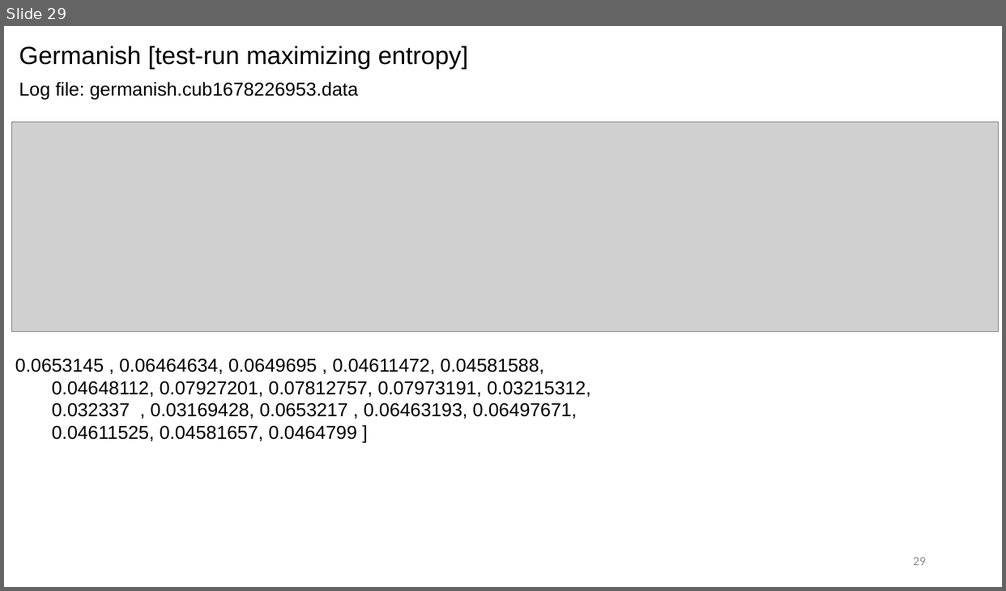
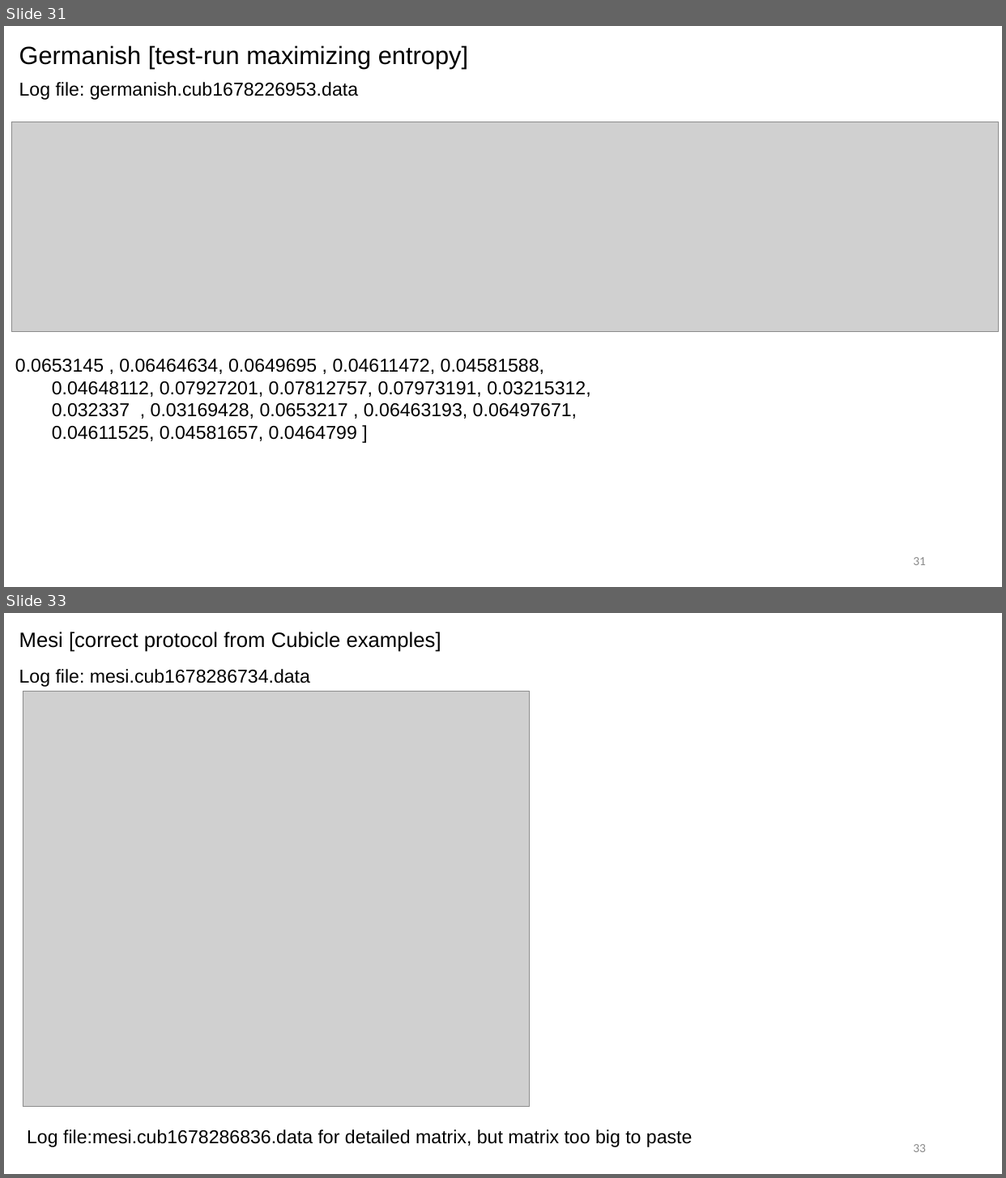
Before and after one commit to cubicle-model-checker/cubicle, a slide deck: mcmc_method.pptx. Shown one above the other, each under a label of ours: slide 29 before the commit, slides 31 and 33 after it; the slides between them are not shown. The pictures are 1006x591 and 1006x1178 pixels, drawn with LibreOffice and Linux fonts; fonts in the diff are those of the drawing; grey boxes stand for pictures. Boxes give left, top, right and bottom in pixels: in the first picture for what was removed or moved away, otherwise in the second. Text is boxed around its words. In the diff, an @@ line names an element or a change of style, - is before the commit and + after.

```diff
--- a/mcmc_method.pptx
+++ b/mcmc_method.pptx
@@ slide 33 added at (4,613,1002,1174), background #FFFFFF @@
@@ text added at (19,632,441,652), 20 pt, text #000000 @@
+Mesi [correct protocol from Cubicle examples]
@@ text added at (19,669,310,687), 18 pt, text #000000 @@
+Log file: mesi.cub1678286734.data
@@ picture added at (23,692,530,1107) @@
@@ text added at (27,1130,692,1148), 18 pt, text #000000 @@
+Log file:mesi.cub1678286836.data for detailed matrix, but matrix too big to paste
@@ page number added at (913,1144,926,1152), 12 pt, text #8C8C8C @@
+33
@@ what was slide 29 is now slide 31 @@
@@ page number at (913,557,926,565): text changed @@
-29
+31
```
Also in this commit, not shown: 3 slides changed, 4 other slides added, 1 other file.
